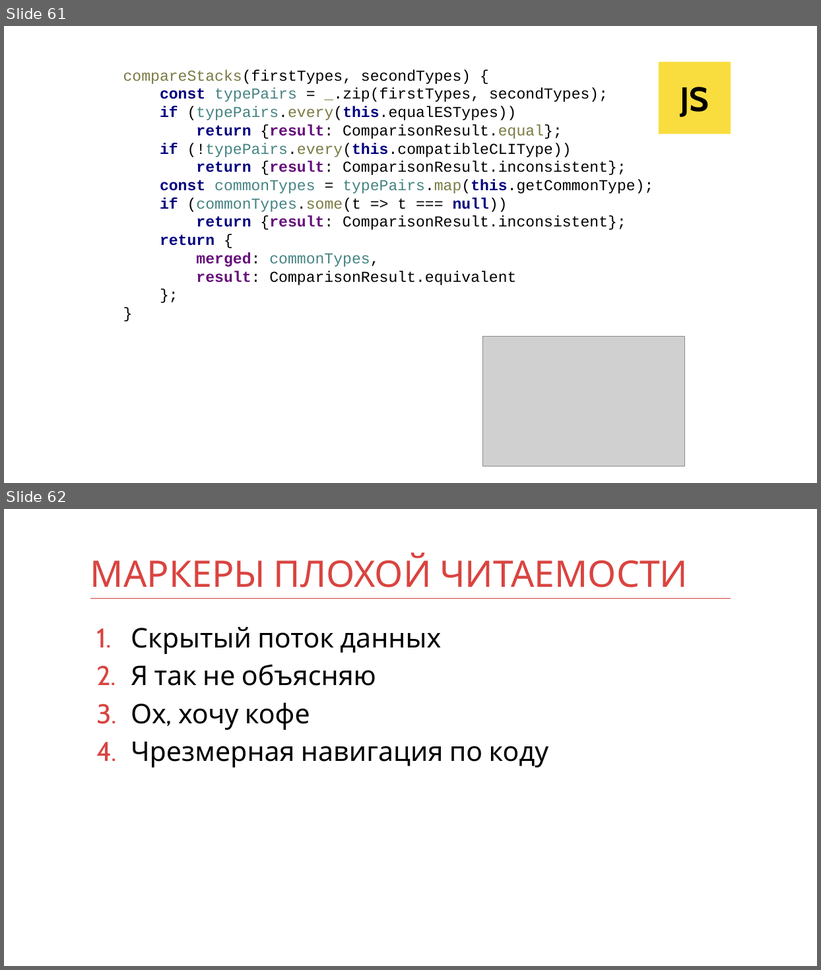
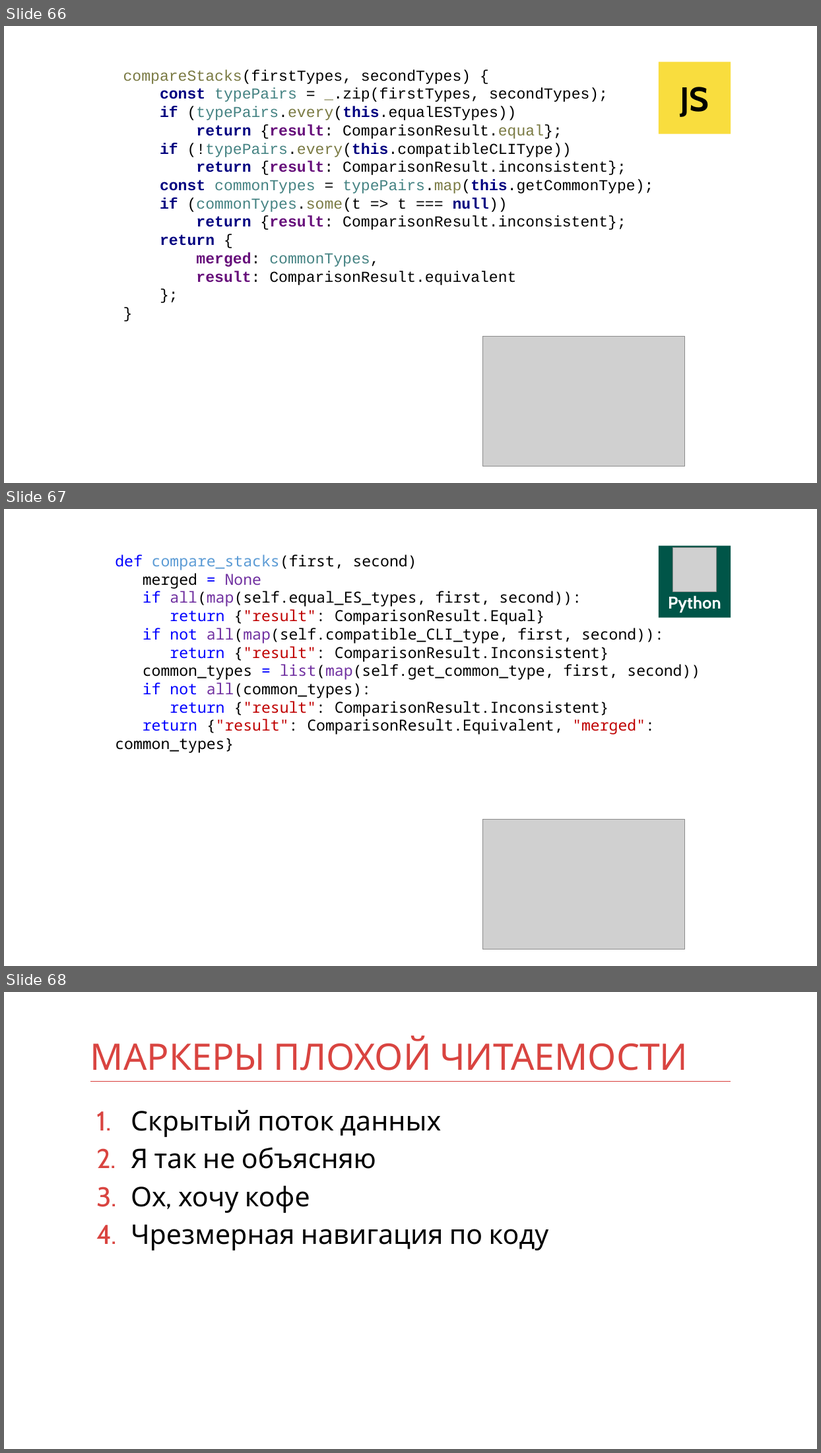
Before and after one commit to kontur-courses/clean-code, a slide deck: clean-code.pptx. Shown one above the other, each under a label of ours: slides 61 and 62 before the commit, slides 66, 67 and 68 after it. The pictures are 821x970 and 821x1453 pixels, drawn with LibreOffice and Linux fonts; fonts in the diff are those of the drawing; grey boxes stand for pictures. Boxes give left, top, right and bottom in pixels: in the first picture for what was removed or moved away, otherwise in the second. Text is boxed around its words. In the diff, an @@ line names an element or a change of style, - is before the commit and + after.

Commit message:
add python in presentation

```diff
--- a/clean-code.pptx
+++ b/clean-code.pptx
@@ slide 67 added at (4, 509, 817, 966), background #FFFFFF @@
@@ rectangle added at (659, 545, 731, 618), fill #005548, 20 pt, text #FFFFFF, bold @@
+Python
@@ picture added at (673, 548, 717, 592) @@
@@ text added at (115, 555, 700, 735), 18 pt, text #000000 @@
+def compare_stacks(first, second)
+merged = None
+if all(map(self.equal_ES_types, first, second)):
+return {"result": ComparisonResult.Equal}
+if not all(map(self.compatible_CLI_type, first, second)):
+return {"result": ComparisonResult.Inconsistent}
+common_types = list(map(self.get_common_type, first, second))
+if not all(common_types):
+return {"result": ComparisonResult.Inconsistent}
+return {"result": ComparisonResult.Equivalent, "merged": common_types}
@@ picture added at (483, 819, 685, 950) @@
@@ what was slide 61 is now slide 66 @@
@@ what was slide 62 is now slide 68 @@
```
Also in this commit, not shown: 3 slides changed, 5 other slides added.
